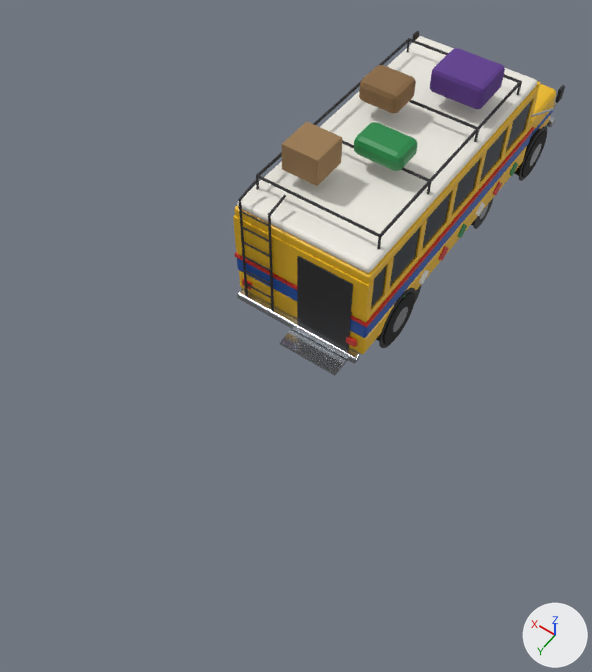
Before and after pictures for a commit that changed the Blender file assets-src/vehicles_v1.blend.
Rendered twice from a 50 mm camera at (-4.52, 9.71, 10.22) aimed at (-0.1, 3.51, 0.48). Every picture has the same lights, and +X, +Y and +Z are marked at lower right. The first picture is the older version. Mesh edges are drawn as thin lines on the coarser meshes.

In view in the first picture: 'CarRapide' and 1 more.
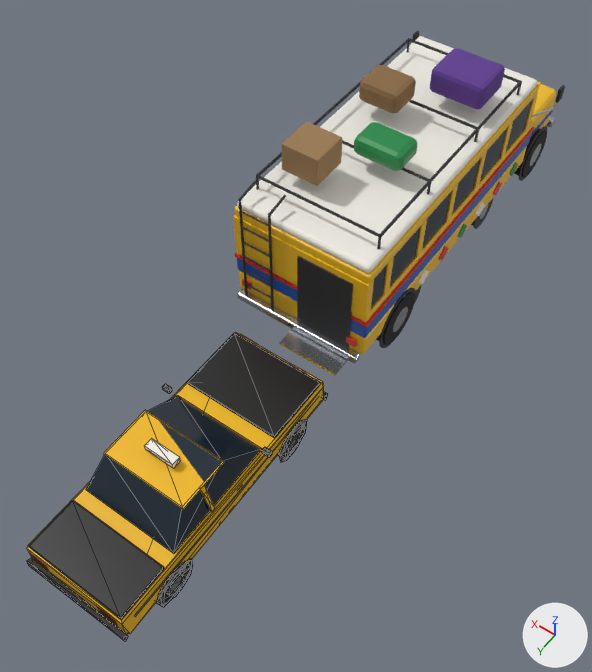
Pixel boxes [x1, y1, x2, y2] of what changed, in the pictures (592 x 672 px):
'Sedan_Low', added: after [27, 332, 328, 642]
    faces in mat_paint_accent (black #151515): [28, 333, 320, 619]
    faces in mat_paint_body (yellow #f0b800): [27, 332, 324, 635]
    faces in mat_glass (dark blue #1c2a36): [86, 396, 262, 553]
    faces in mat_dark (black #2a2a2c): [27, 392, 328, 642]
    faces in mat_tyre (black #1a1a1a): [161, 423, 305, 606]

What changed in the scene script:
```text
Add me_sedan_low:
    me_sedan_low.from_pydata(...)  # 303 vertices, 462 faces; spans x -0.96..0.96, y -2.28..2.26, z -0.64..0.94
    me_sedan_low.materials.append(mat_paint_body)  # yellow #f0b800
    me_sedan_low.materials.append(mat_paint_accent)  # black #151515
    me_sedan_low.materials.append(mat_glass)  # dark blue #1c2a36
    me_sedan_low.materials.append(mat_chrome)  # light grey #c9cdd2
    me_sedan_low.materials.append(mat_dark)  # black #2a2a2c
    me_sedan_low.materials.append(mat_tyre)  # black #1a1a1a
    me_sedan_low.materials.append(mat_lamp)  # beige #fff3c4
    me_sedan_low.materials.append(mat_paint_red)  # red #d12b23
    me_sedan_low.materials.append(mat_paint_white)  # white #f2efe6
Add ob_sedan_low:
    ob_sedan_low = bpy.data.objects.new('Sedan_Low', me_sedan_low)
    ob_sedan_low.location = (0.0, 6.0, 0.0)
```
